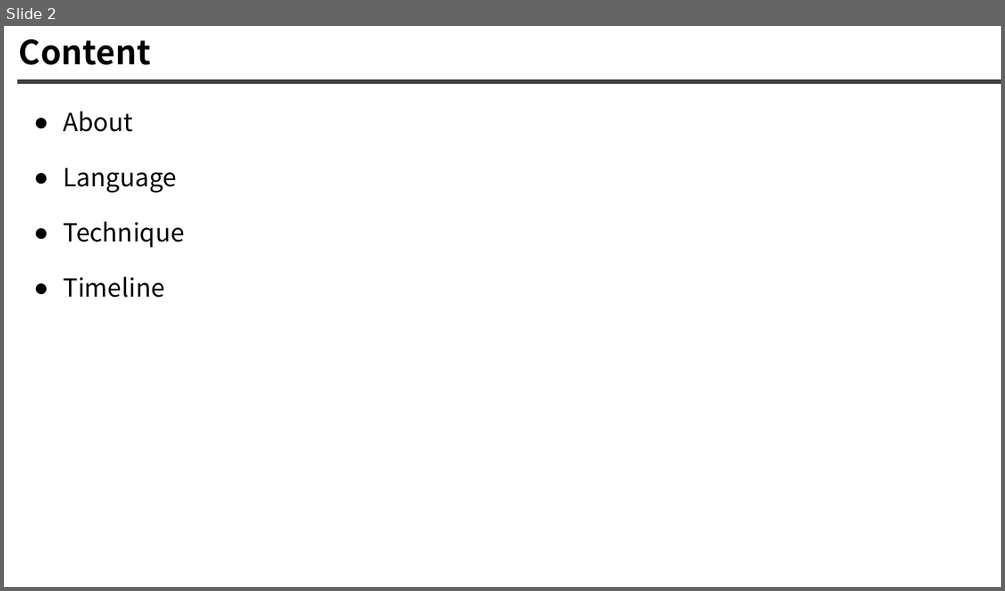
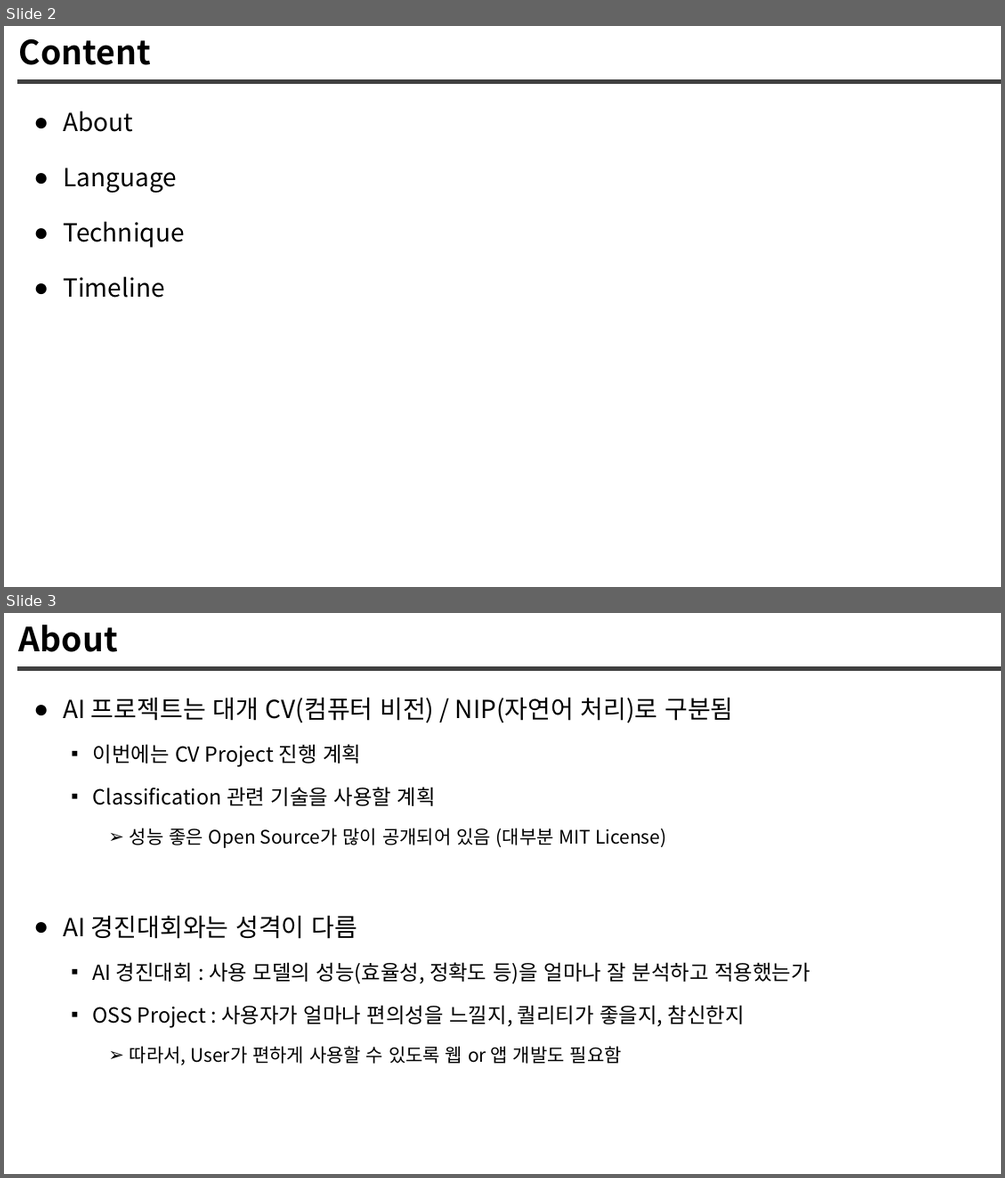
Before and after one commit to jys-jeong/AI-Project, a slide deck: document/outline.pptx. Shown one above the other, each under a label of ours: slide 2 before the commit, slides 2 and 3 after it. The pictures are 1005x591 and 1005x1178 pixels, drawn with LibreOffice and Linux fonts; fonts in the diff are those of the drawing. Boxes give left, top, right and bottom in pixels: in the first picture for what was removed or moved away, otherwise in the second. Text is boxed around its words. In the diff, an @@ line names an element or a change of style, - is before the commit and + after.

```diff
--- a/document/outline.pptx
+++ b/document/outline.pptx
@@ slide 3 added at bbox=[4, 613, 1001, 1174], background #FFFFFF; not listed: 1 template element that a slide beside it also shows @@
@@ title added at bbox=[19, 625, 118, 652], 32 pt, text #000000, bold @@
+About
@@ text added at bbox=[63, 697, 809, 1065], 20 pt, text #000000 @@
+● AI 프로젝트는 대개 CV(컴퓨터 비전) / NIP(자연어 처리)로 구분됨
+  ▪ 이번에는 CV Project 진행 계획
+  ▪ Classification 관련 기술을 사용할 계획
+    ➢ 성능 좋은 Open Source가 많이 공개되어 있음 (대부분 MIT License)
+● AI 경진대회와는 성격이 다름
+  ▪ AI 경진대회 : 사용 모델의 성능(효율성, 정확도 등)을 얼마나 잘 분석하고 적용했는가
+  ▪ OSS Project : 사용자가 얼마나 편의성을 느낄지, 퀄리티가 좋을지, 참신한지
+    ➢ 따라서, User가 편하게 사용할 수 있도록 웹 or 앱 개발도 필요함
```
Also in this commit, not shown: 4 other slides added, 4 slides removed, 2 other files.
